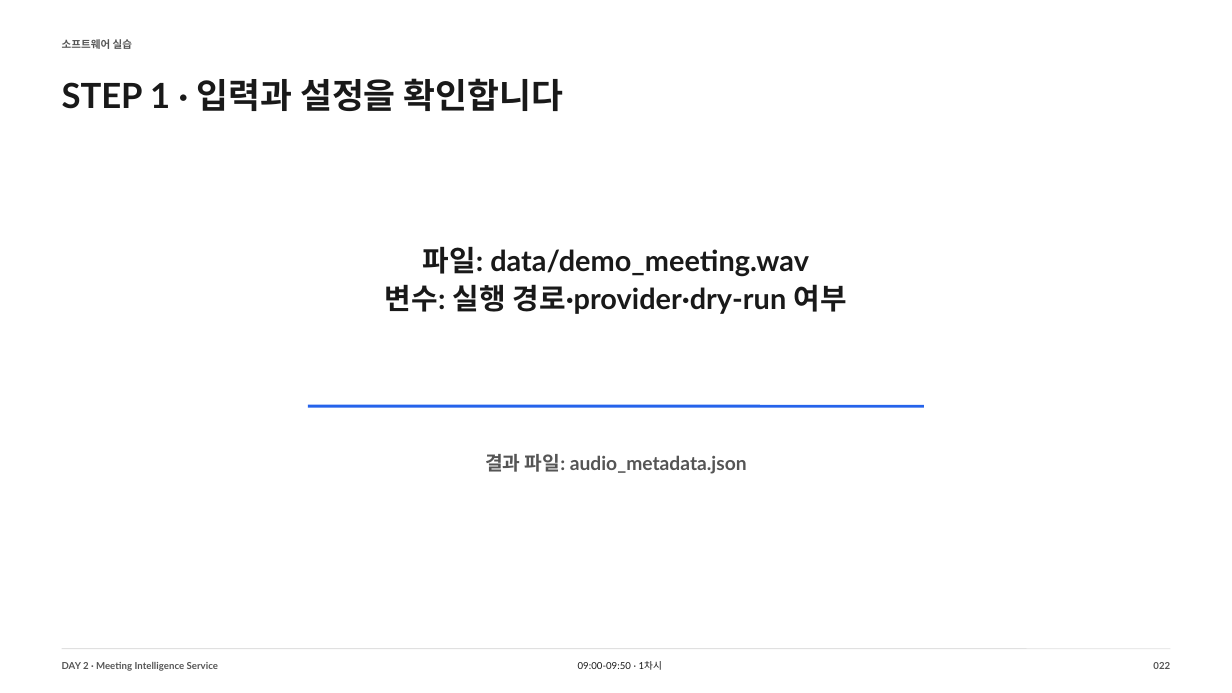
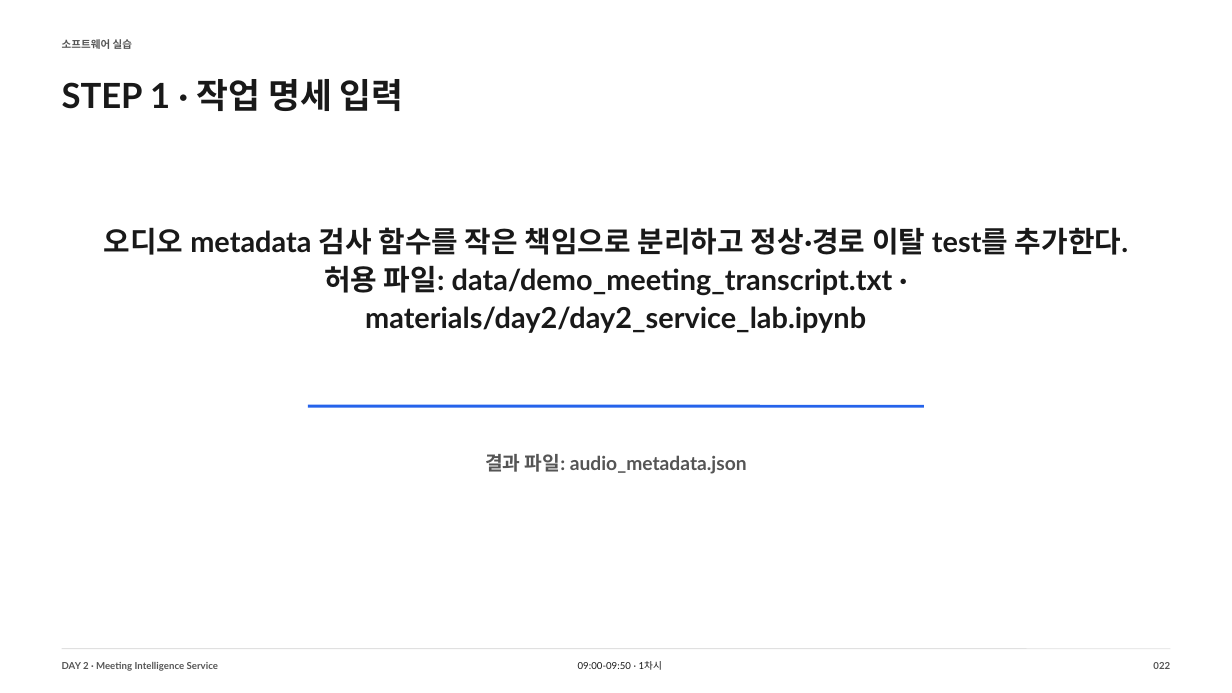
Before and after one commit to smilesjcha/llm-agent-and-workflow-automation, a slide deck: slide 22 of slides/IPA_LLM_Agent_업무자동화_Day2_MUSINSA_DRAFT_240p.pptx. Drawn at 1232x693 pixels with LibreOffice and Linux fonts; fonts in the diff are those of the drawing. Boxes give left, top, right and bottom in pixels: in the first picture for what was removed or moved away, otherwise in the second. Text is boxed around its words. In the diff, an @@ line names an element or a change of style, - is before the commit and + after.

```diff
--- a/slides/IPA_LLM_Agent_업무자동화_Day2_MUSINSA_DRAFT_240p.pptx
+++ b/slides/IPA_LLM_Agent_업무자동화_Day2_MUSINSA_DRAFT_240p.pptx
@@ text at [62, 79, 404, 111]: text changed @@
-STEP 1 · 입력과 설정을 확인합니다
+STEP 1 · 작업 명세 입력
@@ text at [104, 227, 1128, 333]: text changed @@
-파일: data/demo_meeting.wav
-변수: 실행 경로·provider·dry-run 여부
+오디오 metadata 검사 함수를 작은 책임으로 분리하고 정상·경로 이탈 test를 추가한다.
+허용 파일: data/demo_meeting_transcript.txt · materials/day2/day2_service_lab.ipynb
```
Also in this commit, not shown: 239 other slides changed, 7 other files.
